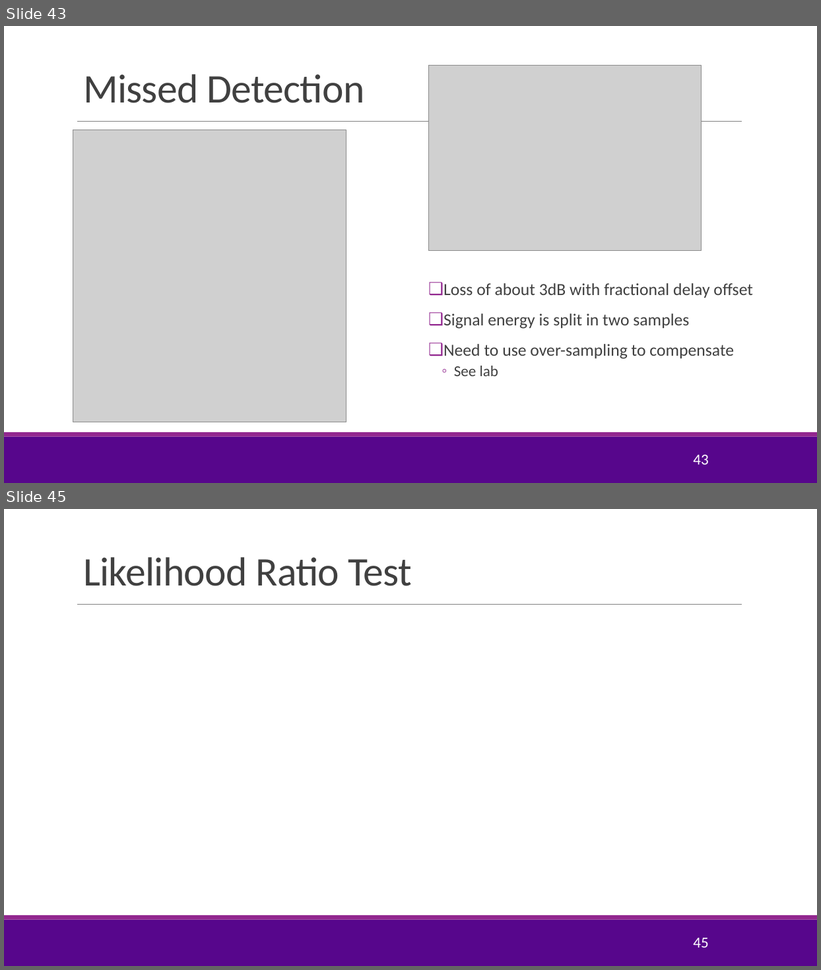
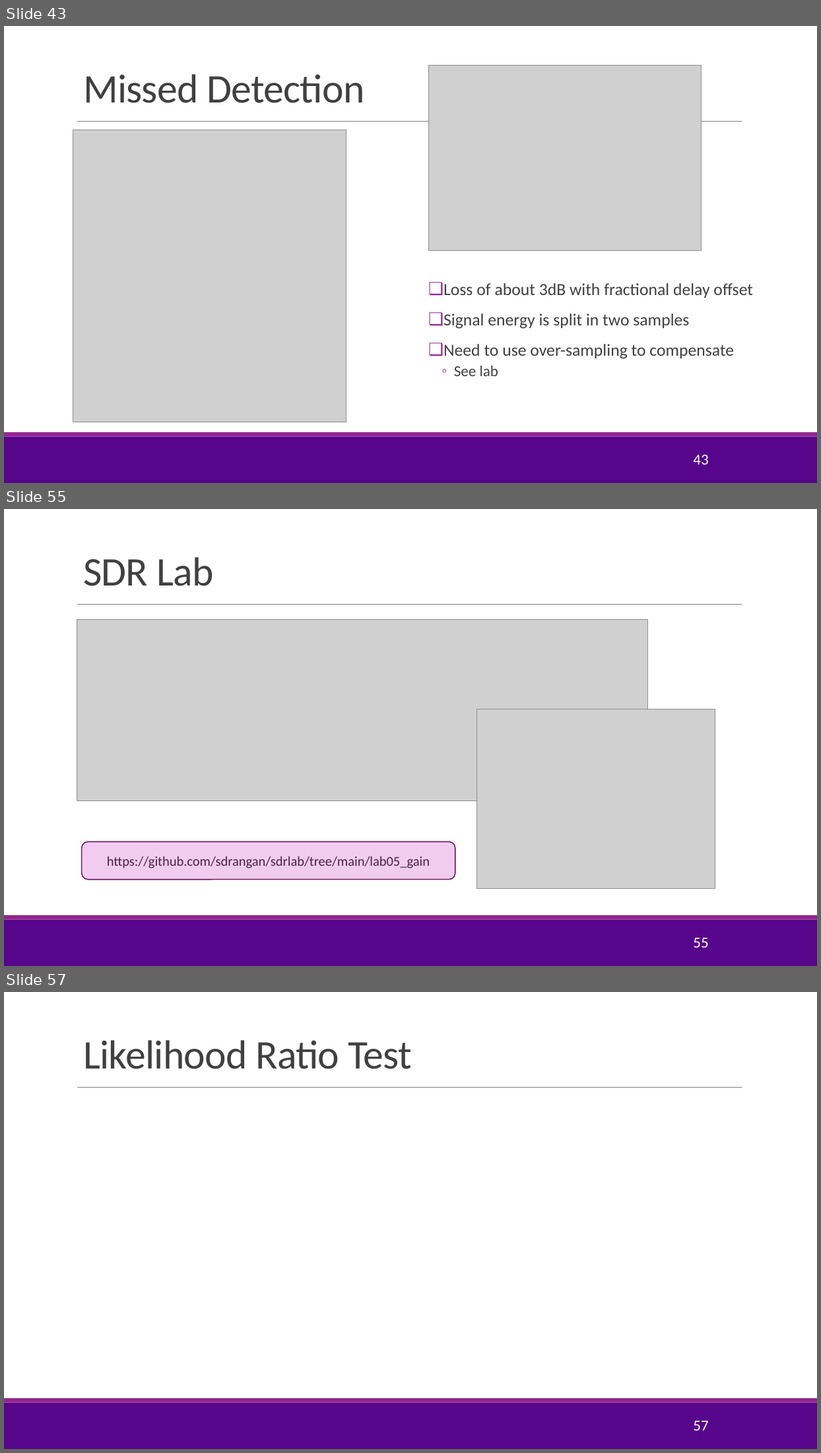
Before and after one commit to sdrangan/digitalcomm, a slide deck: Lectures/Unit07_Sync.pptx. Shown one above the other, each under a label of ours: slides 43 and 45 before the commit, slides 43, 55 and 57 after it; the slides between them are not shown. The pictures are 821x970 and 821x1453 pixels, drawn with LibreOffice and Linux fonts; fonts in the diff are those of the drawing; grey boxes stand for pictures; background and template pictures are left out. Boxes give left, top, right and bottom in pixels: in the first picture for what was removed or moved away, otherwise in the second. Text is boxed around its words. In the diff, an @@ line names an element or a change of style, - is before the commit and + after.

```diff
--- a/Lectures/Unit07_Sync.pptx
+++ b/Lectures/Unit07_Sync.pptx
@@ slide 55 added at [4,509,817,966], background #FFFFFF; not listed: 3 template elements that a slide beside it also shows @@
@@ title added at [83,557,213,586], 48 pt, text #404040 @@
+SDR Lab
@@ picture added at [77,619,648,801] @@
@@ picture added at [477,709,715,889] @@
@@ rounded rectangle added at [81,842,455,880], fill #F1CCF0, outline #6C1D6A 1.25 pt, 16 pt, text #4A2249 @@
+https://github.com/sdrangan/sdrlab/tree/main/lab05_gain
@@ page number added at [693,938,708,948], 18 pt, text #FFFFFF @@
+55
@@ what was slide 45 is now slide 57 @@
@@ page number at [693,1421,708,1431]: text changed @@
-45
+57
```
Also in this commit, not shown: 5 slides changed, 11 other slides added, 3 other files.
